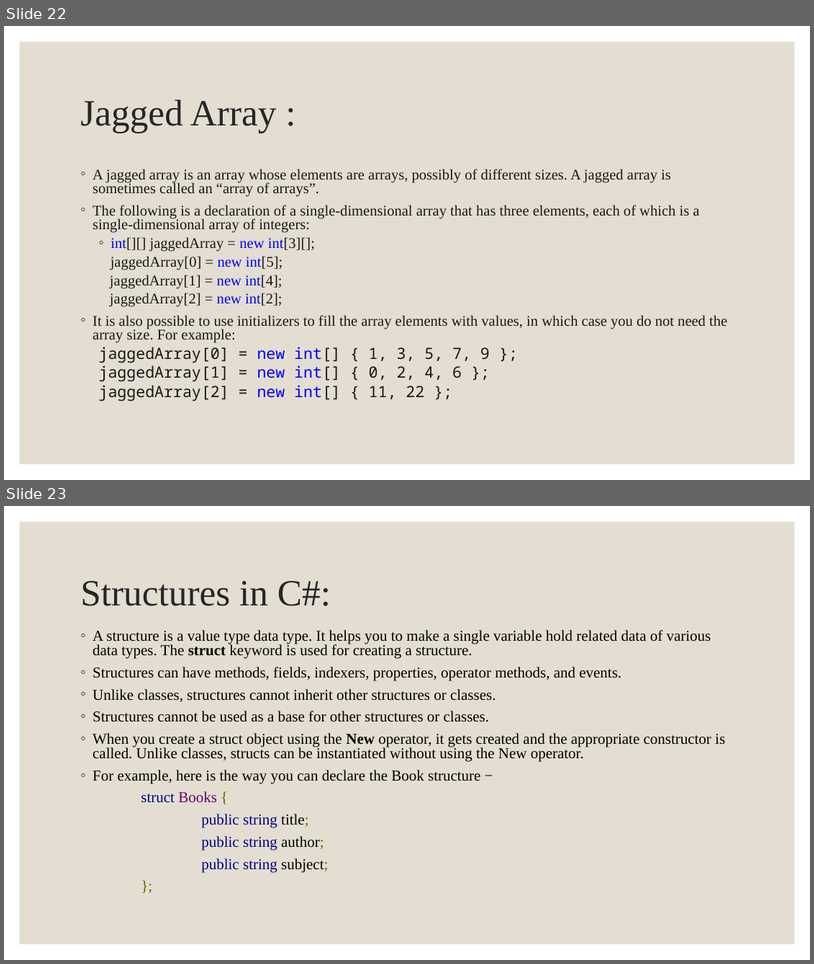
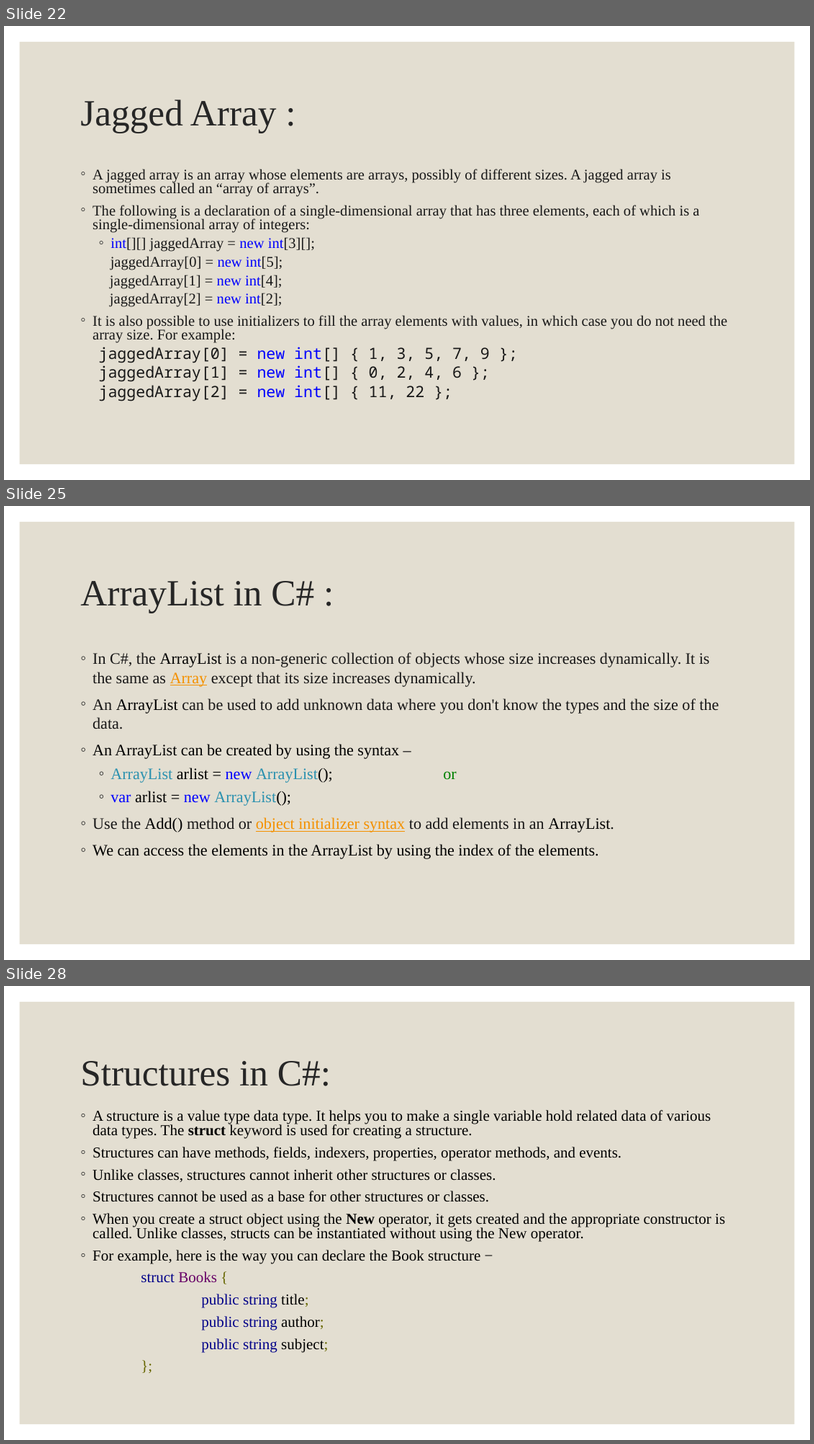
Before and after one commit to Shivaram008/C-, a slide deck: PPTs/Programming in C#.pptx. Shown one above the other, each under a label of ours: slides 22 and 23 before the commit, slides 22, 25 and 28 after it; the slides between them are not shown. The pictures are 814x964 and 814x1444 pixels, drawn with LibreOffice and Linux fonts; fonts in the diff are those of the drawing. Boxes give left, top, right and bottom in pixels: in the first picture for what was removed or moved away, otherwise in the second. Text is boxed around its words. In the diff, an @@ line names an element or a change of style, - is before the commit and + after.

```diff
--- a/PPTs/Programming in C#.pptx
+++ b/PPTs/Programming in C#.pptx
@@ slide 25 added at (x1=4, y1=506, x2=810, y2=960), background #FFFFFF; not listed: 1 template element that a slide beside it also shows @@
@@ title added at (x1=80, y1=581, x2=314, y2=613), 44 pt, text #262626 @@
+ArrayList in C# :
@@ text added at (x1=93, y1=652, x2=719, y2=859), 19 pt, text #181717 @@
+◦ In C#, the ArrayList is a non-generic collection of objects whose size increases dynamically. It is the same as Array except that its size increases dynamically.
+◦ An ArrayList can be used to add unknown data where you don't know the types and the size of the data.
+◦ An ArrayList can be created by using the syntax –
+  ◦ ArrayList arlist = new ArrayList(); or
+  ◦ var arlist = new ArrayList();
+◦ Use the Add() method or object initializer syntax to add elements in an ArrayList.
+◦ We can access the elements in the ArrayList by using the index of the elements.
@@ what was slide 23 is now slide 28 @@
```
Also in this commit, not shown: 5 other slides added, 7 other files.
